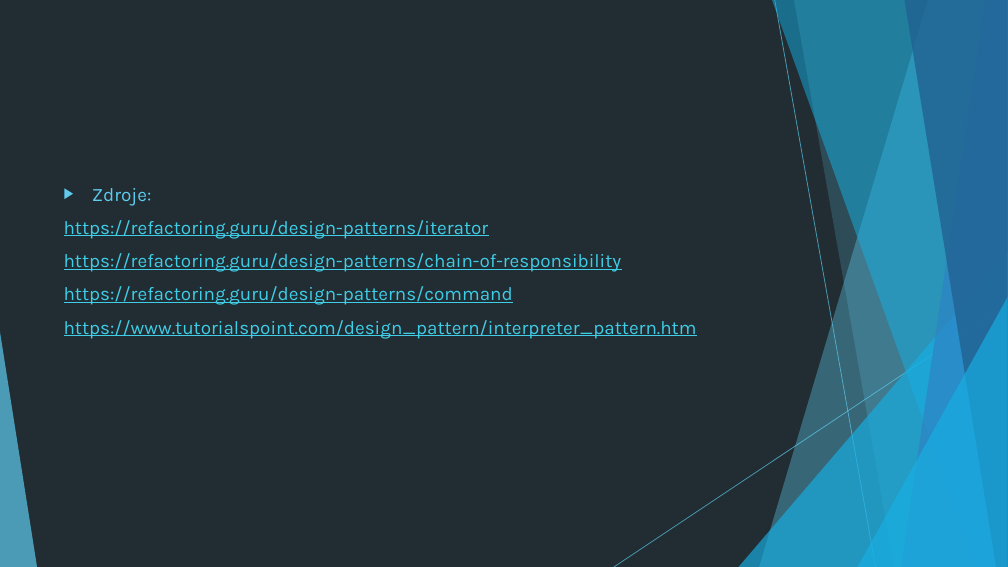
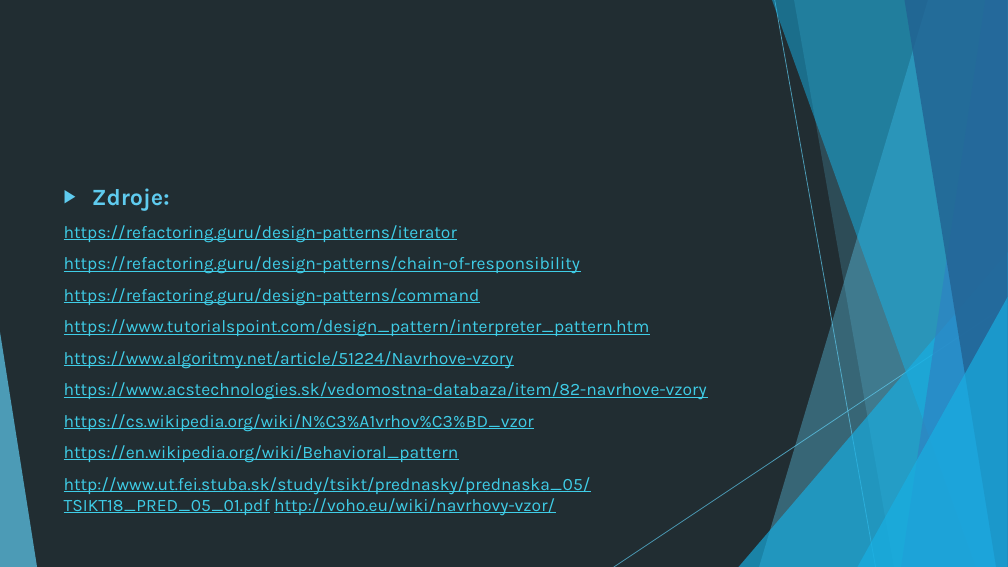
Before and after one commit to Rokulus/ASOS_prezentacia3, a slide deck: slide 28 of Behavioral_Design_Patterns.pptx (slide 27 before the commit). Drawn at 1008x567 pixels with LibreOffice and Linux fonts; fonts in the diff are those of the drawing. Boxes give left, top, right and bottom in pixels: in the first picture for what was removed or moved away, otherwise in the second. Text is boxed around its words. In the diff, an @@ line names an element or a change of style, - is before the commit and + after.

```diff
--- a/Behavioral_Design_Patterns.pptx
+++ b/Behavioral_Design_Patterns.pptx
@@ text at (64, 188, 650, 337): size 18 to 22.2 pt, bold on in "Zdroje:"; size 18 to 16.6 pt in "https://refactoring.guru/design-patterns/iterator", "https://refactoring.guru/design-patterns/chain-of-responsibi ...", "https://refactoring.guru/design-patterns/command", "https://www.tutorialspoint.com/design_pattern/interpreter_pa ..." @@
@@ text at (64, 351, 707, 516): paragraphs added @@
+https://www.algoritmy.net/article/51224/Navrhove-vzory
+https://www.acstechnologies.sk/vedomostna-databaza/item/82-navrhove-vzory
+https://cs.wikipedia.org/wiki/N%C3%A1vrhov%C3%BD_vzor
+https://en.wikipedia.org/wiki/Behavioral_pattern
+http://www.ut.fei.stuba.sk/study/tsikt/prednasky/prednaska_05/TSIKT18_PRED_05_01.pdf http://voho.eu/wiki/navrhovy-vzor/
```
Also in this commit, not shown: 1 slide added.
